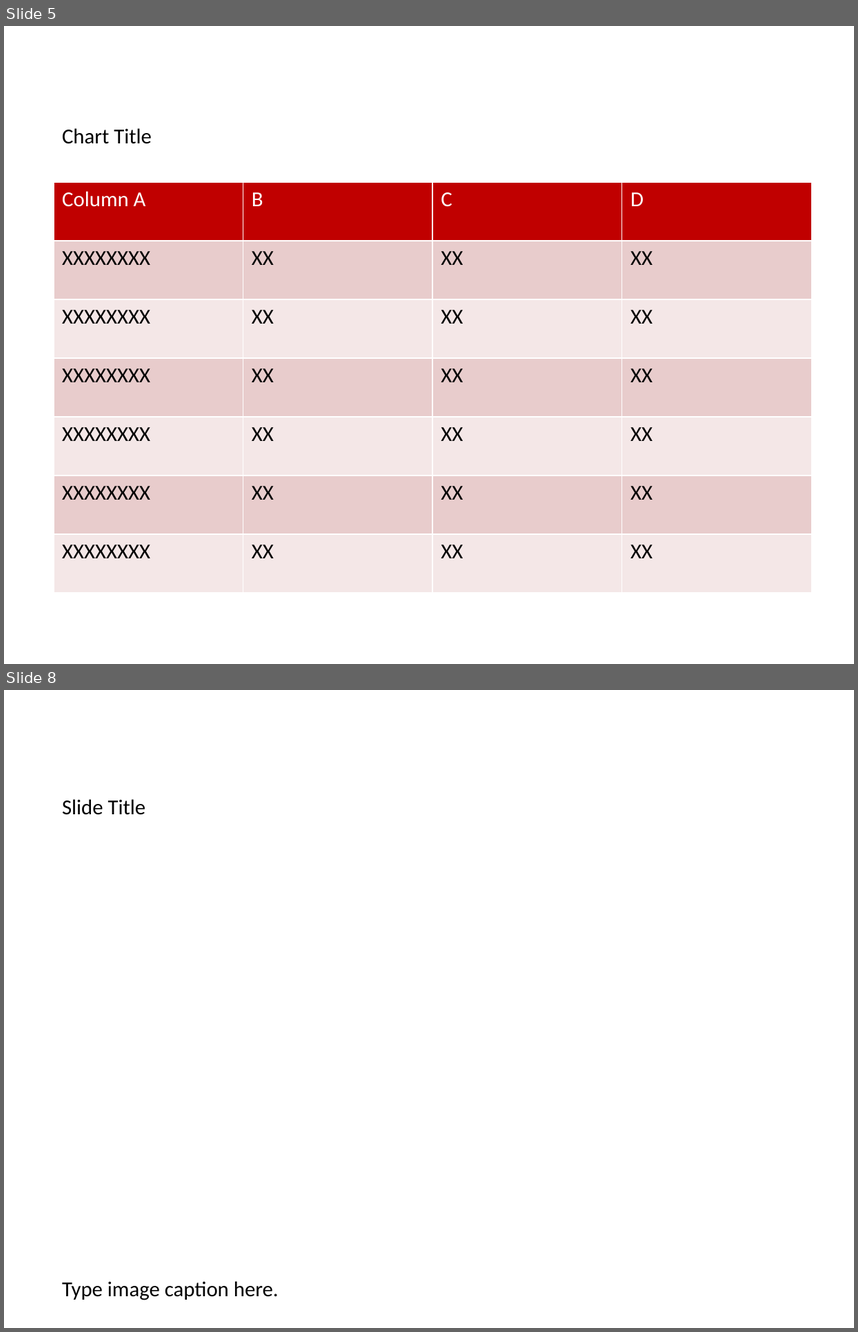
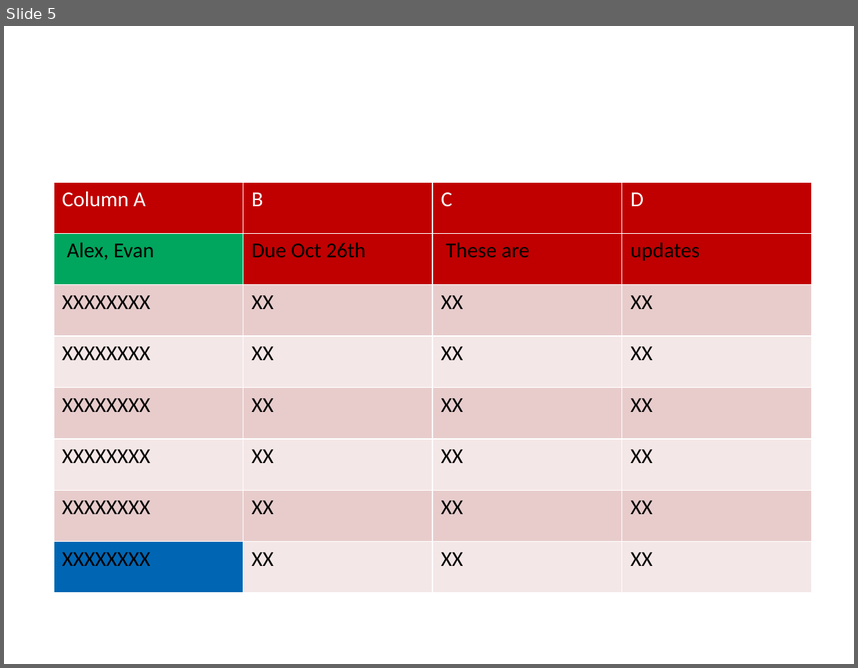
Before and after one commit to efwoods/pptx2py, a slide deck: generated_FINAL.pptx. Shown one above the other, each under a label of ours: slides 5 and 8 before the commit, slide 5 after it; the slides between them are not shown. The pictures are 858x1332 and 858x668 pixels, drawn with LibreOffice and Linux fonts; fonts in the diff are those of the drawing. Boxes give left, top, right and bottom in pixels: in the first picture for what was removed or moved away, otherwise in the second. Text is boxed around its words. In the diff, an @@ line names an element or a change of style, - is before the commit and + after.

```diff
--- a/generated_FINAL.pptx
+++ b/generated_FINAL.pptx
@@ slide 8 removed at [4,690,854,1328], background #FFFFFF @@
@@ text removed at [62,799,146,815] @@
-Slide Title
@@ text removed at [62,1281,279,1300] @@
-Type image caption here.
@@ slide 5 changed as well @@
@@ text removed at [62,128,152,144] @@
-Chart Title
@@ table at [53,181,811,592] @@
+row 2: Alex, Evan | Due Oct 26th | These are | updates
```
Also in this commit, not shown: 7 slides added, 6 other slides removed.
